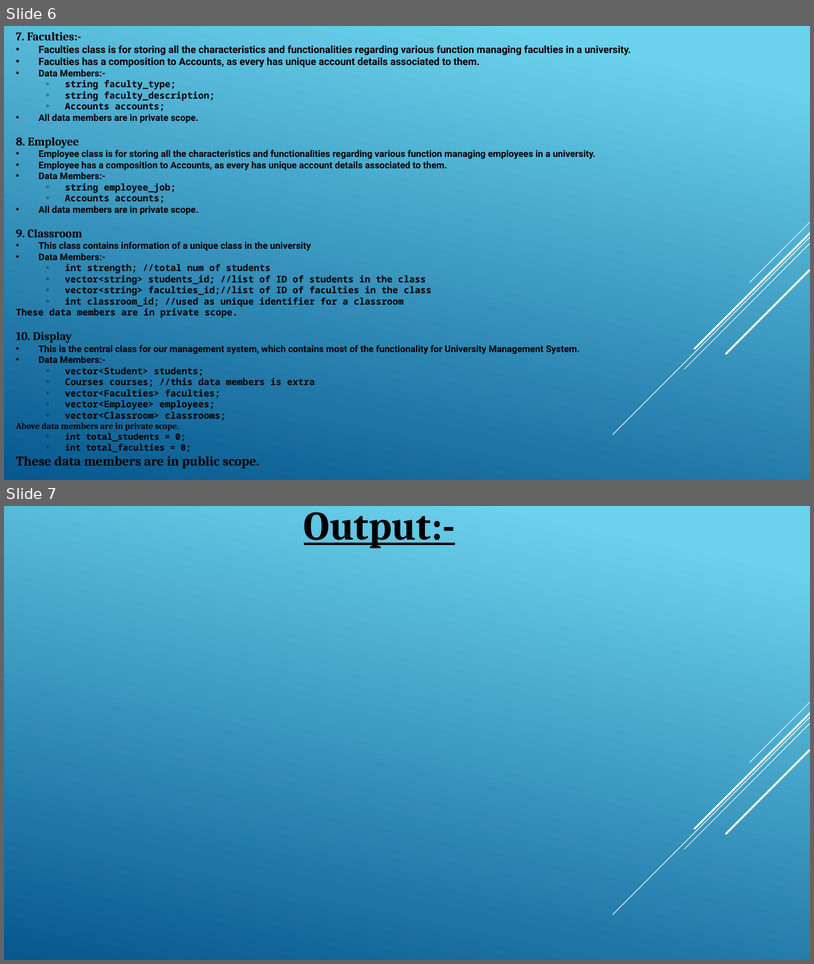
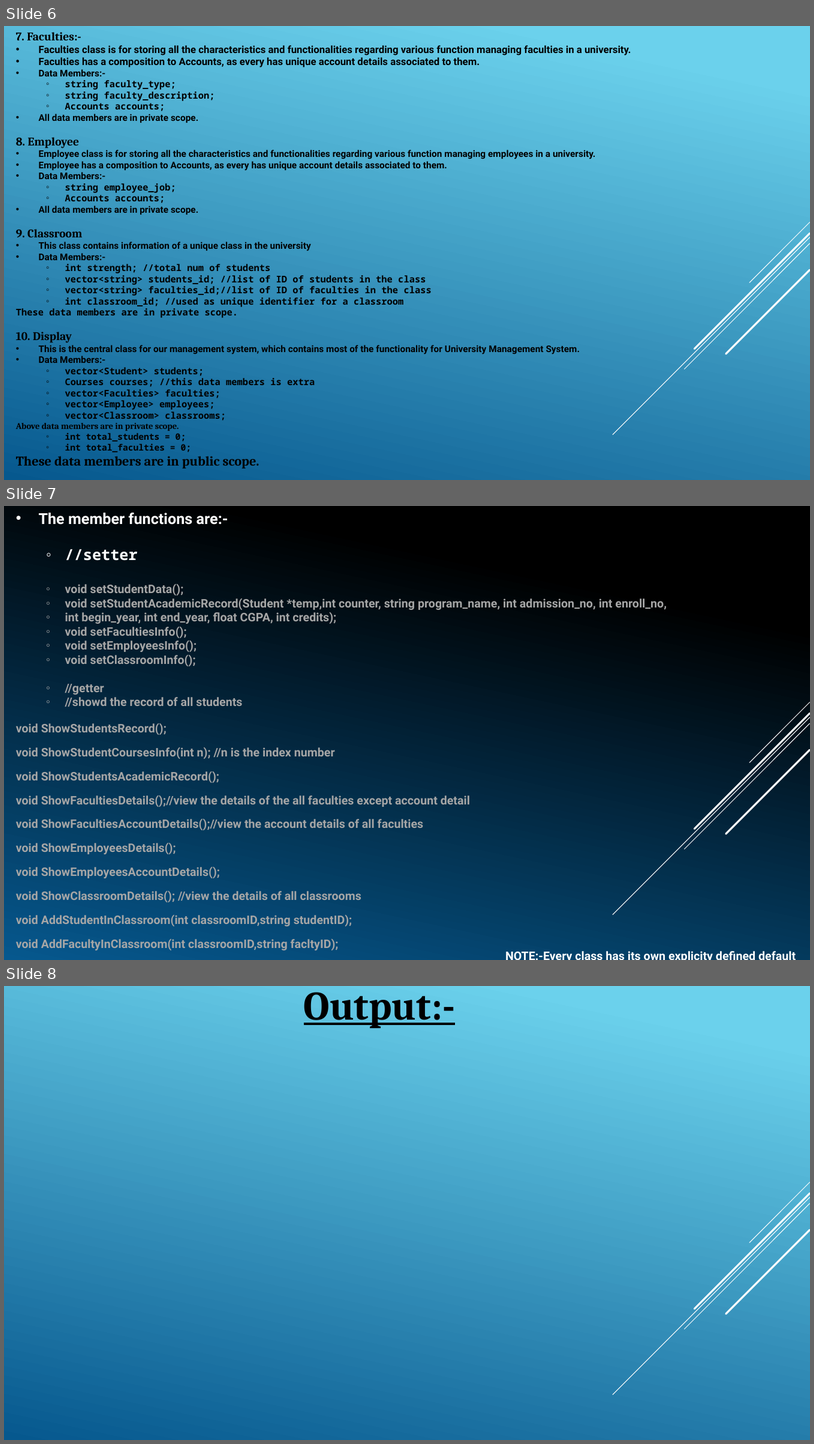
Before and after one commit to vivekup3424/University-Management-System, a slide deck: UNIVERSITY MANAGEMENT SYSTEM.pptx. Shown one above the other, each under a label of ours: slides 6 and 7 before the commit, slides 6, 7 and 8 after it. The pictures are 814x964 and 814x1444 pixels, drawn with LibreOffice and Linux fonts; fonts in the diff are those of the drawing; background and template pictures are left out. Boxes give left, top, right and bottom in pixels: in the first picture for what was removed or moved away, otherwise in the second. Text is boxed around its words. In the diff, an @@ line names an element or a change of style, - is before the commit and + after.

```diff
--- a/UNIVERSITY MANAGEMENT SYSTEM.pptx
+++ b/UNIVERSITY MANAGEMENT SYSTEM.pptx
@@ slide 7 added at [4,506,810,960], background gradient #000000 to #06588E; not listed: 5 template elements that a slide beside it also shows @@
@@ text added at [16,513,667,950], 14 pt, text #A6A6A6, bold @@
+• The member functions are:-
+  ◦ //setter
+  ◦ void setStudentData();
+  ◦ void setStudentAcademicRecord(Student *temp,int counter, string program_name, int admission_no, int enroll_no,
+  ◦ int begin_year, int end_year, float CGPA, int credits);
+  ◦ void setFacultiesInfo();
+  ◦ void setEmployeesInfo();
+  ◦ void setClassroomInfo();
+  ◦ //getter
+  ◦ //showd the record of all students
+void ShowStudentsRecord();
+void ShowStudentCoursesInfo(int n); //n is the index number
+void ShowStudentsAcademicRecord();
+void ShowFacultiesDetails();//view the details of the all faculties except account detail
+void ShowFacultiesAccountDetails();//view the account details of all faculties
+void ShowEmployeesDetails();
+void ShowEmployeesAccountDetails();
+void ShowClassroomDetails(); //view the details of all classrooms
+void AddStudentInClassroom(int classroomID,string studentID);
+void AddFacultyInClassroom(int classroomID,string facltyID);
+NOTE:-Every class has its own explicity defined default constructor.
@@ what was slide 7 is now slide 8 @@
```
Also in this commit, not shown: 1 slide changed, 2 other files.
